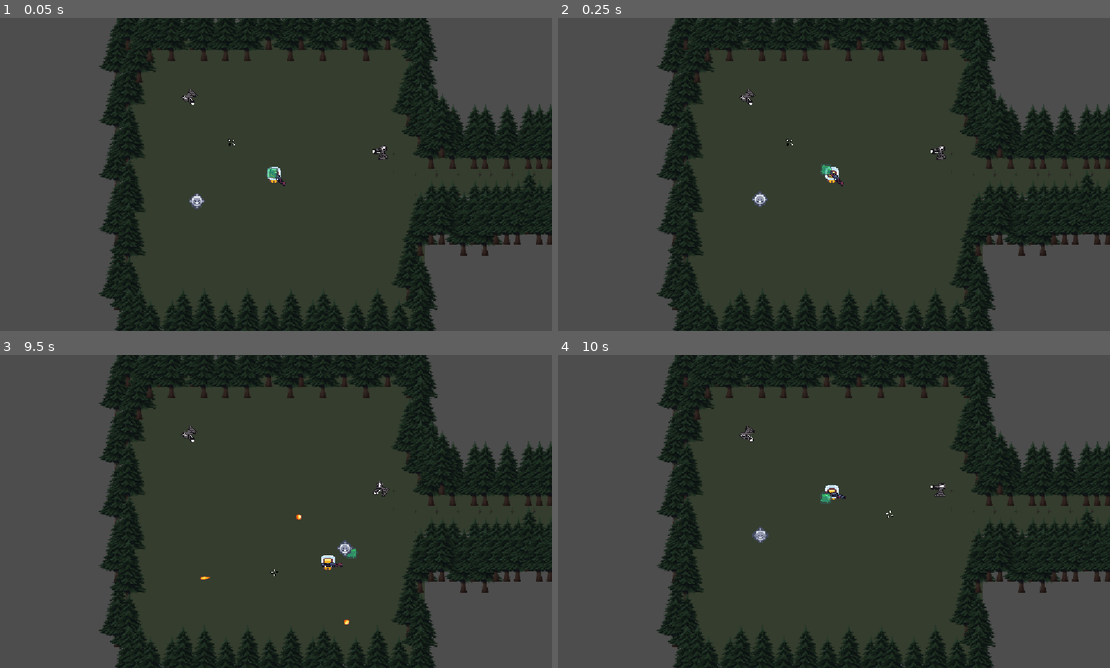
Above: before the commit, frames 1-4 (two rows, left to right).
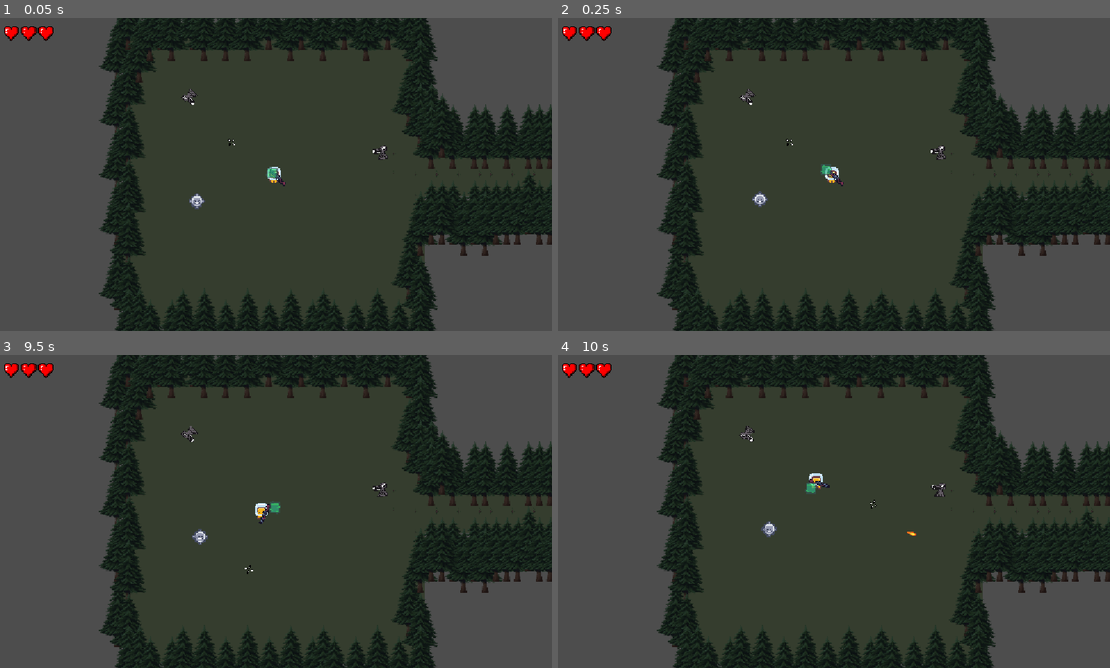
Above: after the commit, the same moments.

Repository: Silgnis/Game-Design-Project
Game: Godot game, scene res://Scenes/Main.tscn
Same seed, same stepped clock (60 frames per second), same inputs: the game is played once before the commit and once after it.
Inputs (mouse positions are in pixels of both pictures, inside the frame that each line leads up to):
- Up to frame 1 (0.05 s): no input
- Up to frame 2 (0.25 s): no input
- Up to frame 3 (9.5 s): move the mouse to (397, 495) at 0.52 s; hold Right (right) 0.53-1.28 s; click (397, 495) at 0.6 s; move the mouse to (160, 527) at 1.27 s; hold Down (down) 1.28-2.03 s; click (160, 527) at 1.35 s; move the mouse to (331, 442) at 2.02 s; hold Right (right) 2.03-2.78 s; click (331, 442) at 2.1 s; move the mouse to (248, 574) at 2.77 s; hold Up (up) 2.78-3.53 s; click (248, 574) at 2.85 s; move the mouse to (441, 558) at 3.52 s; hold Left (left) 3.53-5.03 s; click (441, 558) at 3.6 s; move the mouse to (104, 464) at 4.27 s; click (104, 464) at 4.35 s; move the mouse to (303, 511) at 5.02 s; hold Down (down) 5.03-5.78 s; click (303, 511) at 5.1 s; move the mouse to (193, 433) at 5.77 s; hold Right (right) 5.78-6.53 s; click (193, 433) at 5.85 s; move the mouse to (397, 495) at 6.52 s; hold Up (up) 6.53-7.28 s; click (397, 495) at 6.6 s; move the mouse to (160, 527) at 7.27 s; hold Right (right) 7.28-8.03 s; click (160, 527) at 7.35 s; move the mouse to (331, 442) at 8.02 s; hold Down (down) 8.03-8.78 s; click (331, 442) at 8.1 s; move the mouse to (248, 574) at 8.77 s; hold Left (left) from 8.78 s (still down); click (248, 574) at 8.85 s
- Up to frame 4 (10 s): move the mouse to (999, 558) at 9.52 s; release Left (left) at 9.53 s; hold Up (up) from 9.53 s (still down); click (999, 558) at 9.6 s

The runs differ from the first frame. In frame 1, 0.3% of the frame differs, in the area x 0-10%, y 2-8%; in frame 2, 0.3%; in frame 3, 1.0%, in the area x 0-71%, y 2-87%; in frame 4, 0.8%.

Commit message:
feat: added player UI

Diff:
--- a/Scenes/player.tscn
+++ b/Scenes/player.tscn
@@ -4,6 +4,7 @@
 [ext_resource type="Texture2D" uid="uid://bxtkyg3d1jscv" path="res://Resources/kenney_pixel-platformer/Tiles/Characters/tile_0006.png" id="1_cvnsp"]
 [ext_resource type="Texture2D" uid="uid://b6oapclcyyw88" path="res://Resources/kenney_pixel-platformer/Tiles/Characters/tile_0007.png" id="2_6t5aa"]
 [ext_resource type="AudioStream" uid="uid://qkt3mo2gpj0q" path="res://Resources/Bullet Sounds/dmg_sfx.mp3" id="4_vgqql"]
+[ext_resource type="PackedScene" path="res://Scenes/player_ui.tscn" id="5_pui"]
 
 [sub_resource type="RectangleShape2D" id="RectangleShape2D_t3rt0"]
 size = Vector2(20, 24)
@@ -37,3 +38,5 @@
 
 [node name="HurtSFX" type="AudioStreamPlayer2D" parent="." unique_id=192239709]
 stream = ExtResource("4_vgqql")
+
+[node name="PlayerUI" parent="." instance=ExtResource("5_pui")]
--- /dev/null
+++ b/Scenes/player_ui.tscn
@@ -0,0 +1,32 @@
+[gd_scene format=3]
+
+[ext_resource type="Script" path="res://Scripts/player_ui.gd" id="1_pui"]
+[ext_resource type="Texture2D" uid="uid://kf71u3aj5lmk" path="res://Resources/Custom Assets/heart.png" id="2_heart"]
+
+[node name="PlayerUI" type="CanvasLayer"]
+script = ExtResource("1_pui")
+
+[node name="Hearts" type="HBoxContainer" parent="."]
+offset_left = 16.0
+offset_top = 16.0
+offset_right = 128.0
+offset_bottom = 48.0
+theme_override_constants/separation = 4
+
+[node name="Heart1" type="TextureRect" parent="Hearts"]
+texture_filter = 1
+layout_mode = 2
+texture = ExtResource("2_heart")
+stretch_mode = 2
+
+[node name="Heart2" type="TextureRect" parent="Hearts"]
+texture_filter = 1
+layout_mode = 2
+texture = ExtResource("2_heart")
+stretch_mode = 2
+
+[node name="Heart3" type="TextureRect" parent="Hearts"]
+texture_filter = 1
+layout_mode = 2
+texture = ExtResource("2_heart")
+stretch_mode = 2
--- a/Scripts/player.gd
+++ b/Scripts/player.gd
@@ -3,15 +3,19 @@
 
 @onready var animated_sprite_2d: AnimatedSprite2D = $AnimatedSprite2D
 @onready var hurt_sfx: AudioStreamPlayer2D = $HurtSFX
+@onready var player_ui: PlayerUI = $PlayerUI
 @export var bullet_scene = load("res://Scenes/bullet.tscn")
 
-@export var max_health: int = 100
+# Each hit costs 1 HP (half a heart), so 6 HP = 3 hearts
+@export var max_health: int = 6
 @export var MOVE_SPEED = 100.0
 
-var current_health: int = max_health
+var current_health: int
 var currency: int = 0
 
 func _ready() -> void:
+	current_health = max_health
+	player_ui.update_hearts(current_health)
 	# Connect door spawn signal as usual
 	NavigationManager.on_trigger_player_spawn.connect(_on_spawn)
 	# If returning from a checkpoint, place player at saved coordinates instead
@@ -49,8 +53,10 @@
 	b.direction = shooting_dir
 	b.rotation = shooting_dir.angle()
 
-func take_damage(amount: int) -> void:
-	current_health -= amount
+func take_damage(_amount: int) -> void:
+	# Damage amount is ignored: every hit removes exactly half a heart
+	current_health -= 1
+	player_ui.update_hearts(current_health)
 	flash_red()
 
 	if hurt_sfx:
--- /dev/null
+++ b/Scripts/player_ui.gd
@@ -0,0 +1,22 @@
+extends CanvasLayer
+class_name PlayerUI
+
+const FULL_HEART = preload("res://Resources/Custom Assets/heart.png")
+const HALF_HEART = preload("res://Resources/Custom Assets/half heart.png")
+const EMPTY_HEART = preload("res://Resources/Custom Assets/empty heart.png")
+const HEALTH_PER_HEART = 2
+
+@onready var hearts: Array[Node] = $Hearts.get_children()
+
+func update_hearts(current_health: int) -> void:
+	# Hearts drain right to left: the left-most heart is the last one to empty
+	for i in hearts.size():
+		var heart: TextureRect = hearts[i]
+		var heart_health = clamp(current_health - i * HEALTH_PER_HEART, 0, HEALTH_PER_HEART)
+
+		if heart_health == HEALTH_PER_HEART:
+			heart.texture = FULL_HEART
+		elif heart_health > 0:
+			heart.texture = HALF_HEART
+		else:
+			heart.texture = EMPTY_HEART
Not shown, added: Resources/Custom Assets/Move.png.import
Not shown, added: Resources/Custom Assets/New Tileset.png.import
Not shown, added: Resources/Custom Assets/Troll/Ghost Troll.png.import
Not shown, added: Resources/Custom Assets/Troll/Troll.png.import
Not shown, added: Resources/Custom Assets/attack.png.import
Binary file added: Resources/Custom Assets/empty heart.png
Not shown, added: Resources/Custom Assets/empty heart.png.import
Binary file added: Resources/Custom Assets/half heart.png
Not shown, added: Resources/Custom Assets/half heart.png.import
Binary file added: Resources/Custom Assets/heart.png
Not shown, added: Resources/Custom Assets/heart.png.import
Not shown, added: Scripts/player_ui.gd.uid
